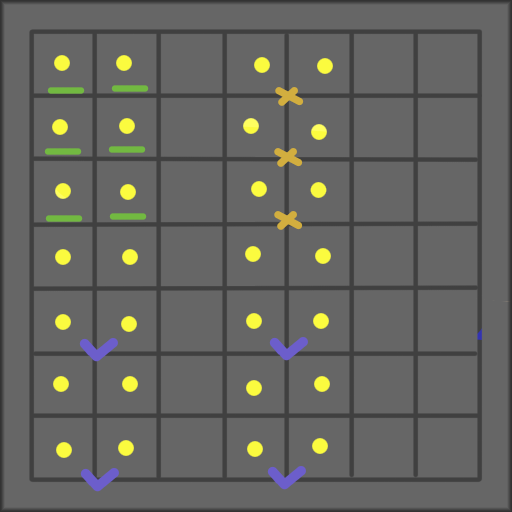
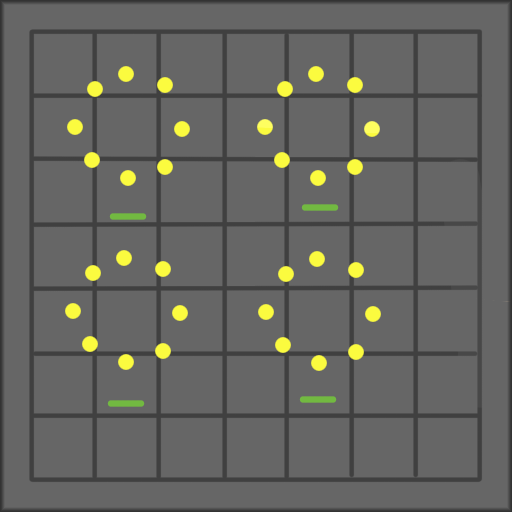
Layers edited between the first and the second (512, 512) image:
painted on "Border" over (44, 55, 483, 492)
showed group "circle" (9 layers) over (44, 55, 483, 492)
painted on "Mask Layer" (1st of 9, in "circle" › "Copy of Markers") over (44, 55, 483, 492)
painted on "Layer 18" (1st of 3, in "circle" › "Copy of Markers") over (44, 55, 381, 492)
painted on "Copy of Seed Mask" (1st of 2, in "circle") over (44, 55, 483, 492)
painted on "Copy of Seedings" (1st of 3, in "circle" › "Layer 16") over (255, 249, 381, 377)
painted on "Copy of Seedings" (2nd of 3, in "circle" › "Layer 16") over (62, 249, 188, 370)
painted on "Copy of Seedings" (3rd of 3, in "circle" › "Layer 16") over (254, 64, 380, 192)
painted on "Seedings" over (64, 64, 190, 192)
hid group "little far apart" (14 layers) over (44, 55, 483, 492)
painted on "Mask Layer" (7th of 9, in "little far apart" › "Markers 2") over (44, 55, 483, 492)
painted on "Layer 20" (2nd of 2, in "little far apart" › "Markers 2") over (243, 57, 380, 255)
painted on "Mask Layer" (8th of 9, in "little far apart" › "Markers") over (44, 55, 483, 492)
painted on "Layer 18" (3rd of 3, in "little far apart" › "Markers") over (44, 55, 256, 320)
painted on "Seed Mask" over (44, 55, 483, 492)
painted on "Seedlings" (2nd of 2, in "little far apart") over (44, 55, 381, 492)
painted on "Mask Layer" (9th of 9, in "Grid") over (44, 55, 483, 492)
painted on "Grid" (2nd of 3, in "Grid") over (44, 55, 483, 492)
painted on "Layer 4" over (44, 55, 483, 492)
painted on "Layer 1" over (44, 55, 483, 492)
